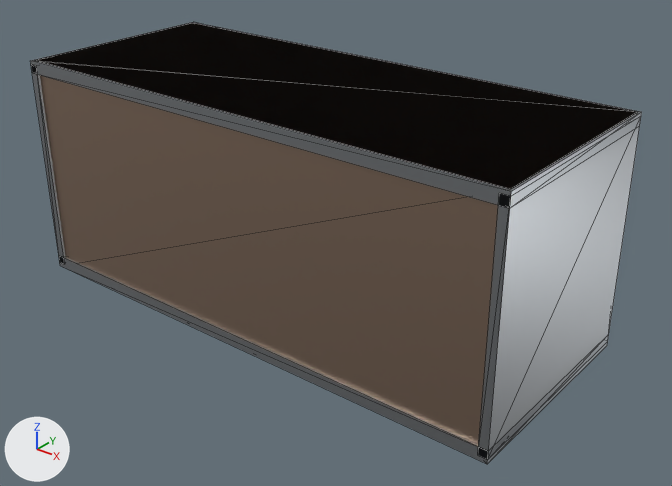
Two versions of the glTF model public/models/props/container.lod1.glb, one commit apart.
The view is the same before and after, from a 50 mm camera at (6.09, -7.18, 5.32) aimed at (0.34, 0.01, 0.86). Arrows for +X, +Y and +Z are at lower left; the lights stay in place. The older version comes first. Mesh edges are drawn as thin lines. Where no turn or scale is listed for an object, it has been applied to the vertices. Vertices at exactly the same position are counted once.

The first picture shows 'props_container'.
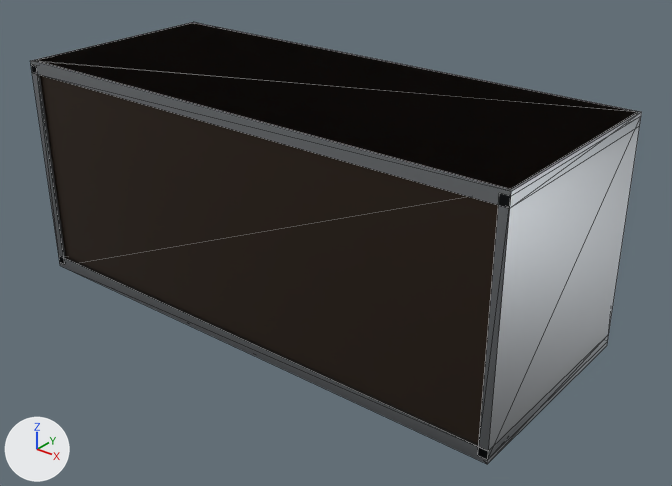
Scene script edits in JSON lines:
```json
{"block": "mat_metal_rust", "where": "n0 = _N.new('ShaderNodeBsdfPrincipled'); n0.name = 'Principled BSDF'"}
{"op": "remove", "block": "mat_metal_rust", "code": "n0.inputs[0].default_value = (0.45, 0.32, 0.24, 1.0)  # 'Base Color', beige #b39986"}
{"op": "add", "block": "mat_metal_rust", "code": "n2 = _N.new('ShaderNodeMix'); n2.name = 'Mix'"}
{"op": "add", "block": "mat_metal_rust", "code": "n2.data_type = 'RGBA'"}
{"op": "add", "block": "mat_metal_rust", "code": "n2.blend_type = 'MULTIPLY'"}
{"op": "add", "block": "mat_metal_rust", "code": "n2.inputs[0].default_value = 1.0  # 'Factor'"}
{"op": "add", "block": "mat_metal_rust", "code": "n2.inputs[7].default_value = (0.45, 0.32, 0.24, 1.0)  # 'B', beige #b39986"}
{"op": "add", "block": "mat_metal_rust", "code": "n3 = _N.new('ShaderNodeVertexColor'); n3.name = 'Color Attribute'"}
{"op": "add", "block": "mat_metal_rust", "code": "_L.new(n2.outputs[2], n0.inputs[0])  # 'Result' to 'Base Color'"}
{"op": "add", "block": "mat_metal_rust", "code": "_L.new(n3.outputs[0], n2.inputs[6])  # 'Color' to 'A'"}
{"block": "mat_metal_painted", "where": "n0 = _N.new('ShaderNodeBsdfPrincipled'); n0.name = 'Principled BSDF'"}
{"op": "remove", "block": "mat_metal_painted", "code": "n0.inputs[0].default_value = (0.38, 0.4, 0.42, 1.0)  # 'Base Color', grey #a6aaad"}
{"op": "add", "block": "mat_metal_painted", "code": "n2 = _N.new('ShaderNodeMix'); n2.name = 'Mix'"}
{"op": "add", "block": "mat_metal_painted", "code": "n2.data_type = 'RGBA'"}
{"op": "add", "block": "mat_metal_painted", "code": "n2.blend_type = 'MULTIPLY'"}
{"op": "add", "block": "mat_metal_painted", "code": "n2.inputs[0].default_value = 1.0  # 'Factor'"}
{"op": "add", "block": "mat_metal_painted", "code": "n2.inputs[7].default_value = (0.38, 0.4, 0.42, 1.0)  # 'B', grey #a6aaad"}
{"op": "add", "block": "mat_metal_painted", "code": "n3 = _N.new('ShaderNodeVertexColor'); n3.name = 'Color Attribute'"}
{"op": "add", "block": "mat_metal_painted", "code": "_L.new(n2.outputs[2], n0.inputs[0])  # 'Result' to 'Base Color'"}
{"op": "add", "block": "mat_metal_painted", "code": "_L.new(n3.outputs[0], n2.inputs[6])  # 'Color' to 'A'"}
{"block": "me_props_container", "where": "me_props_container.from_pydata(...)  # 40 vertices, 60 faces; spans x -3.05..3.05, y -1.25..1.25, z -1.3..1.3"}
{"block": "me_props_container", "where": "# used by ob_props_container; location = (0.0, 0.0, 1.29)"}
{"block": "me_props_container", "change": "me_props_container part 1: vertex colours changed"}
```

Changed parts and their boxes (x1, y1, x2, y2) in the pictures (672 x 486 px):
```json
{"object": "props_container", "change": "recoloured", "before": [35, 72, 624, 464], "after": [35, 72, 624, 464], "on screen": "darker"}
```
